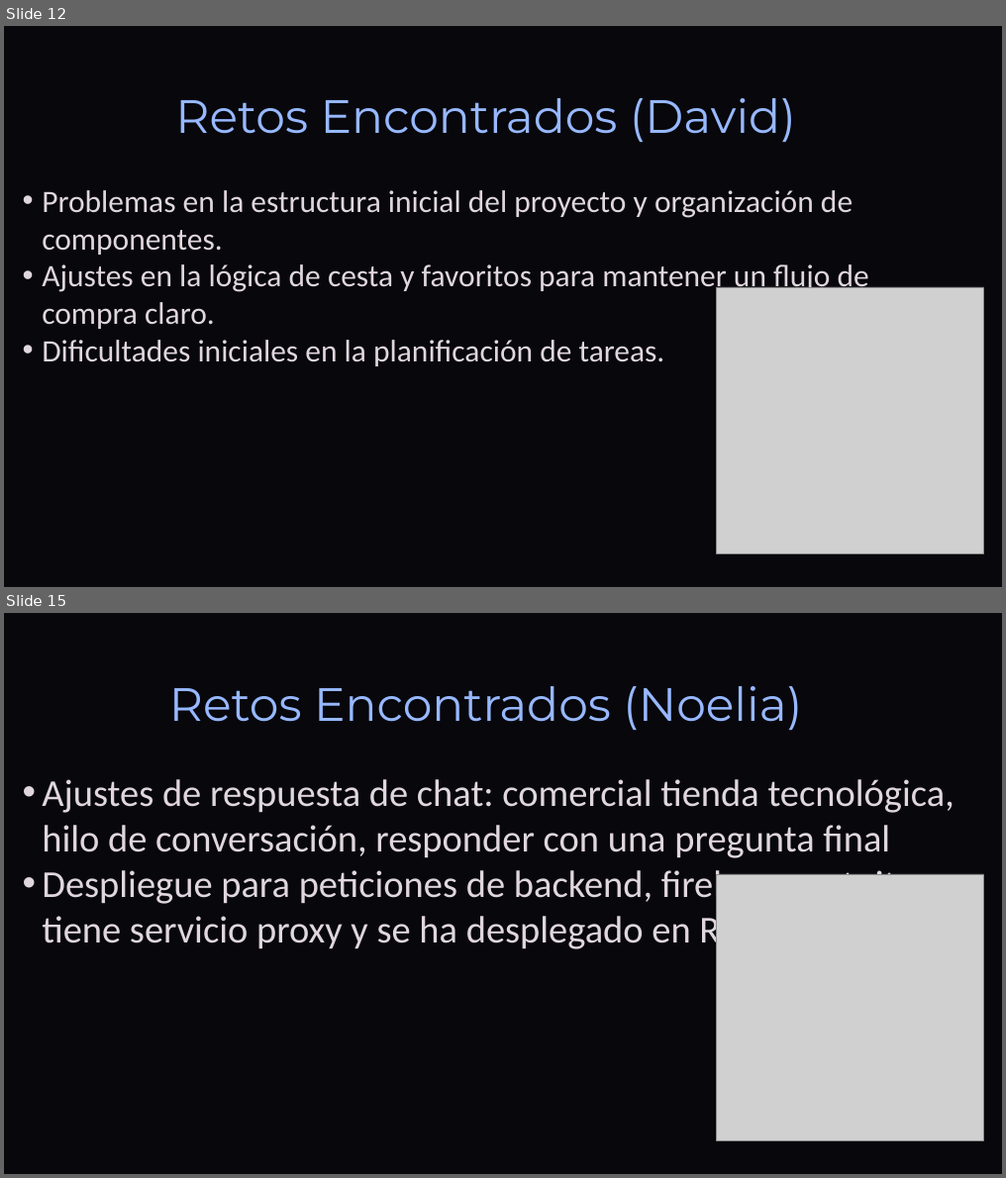
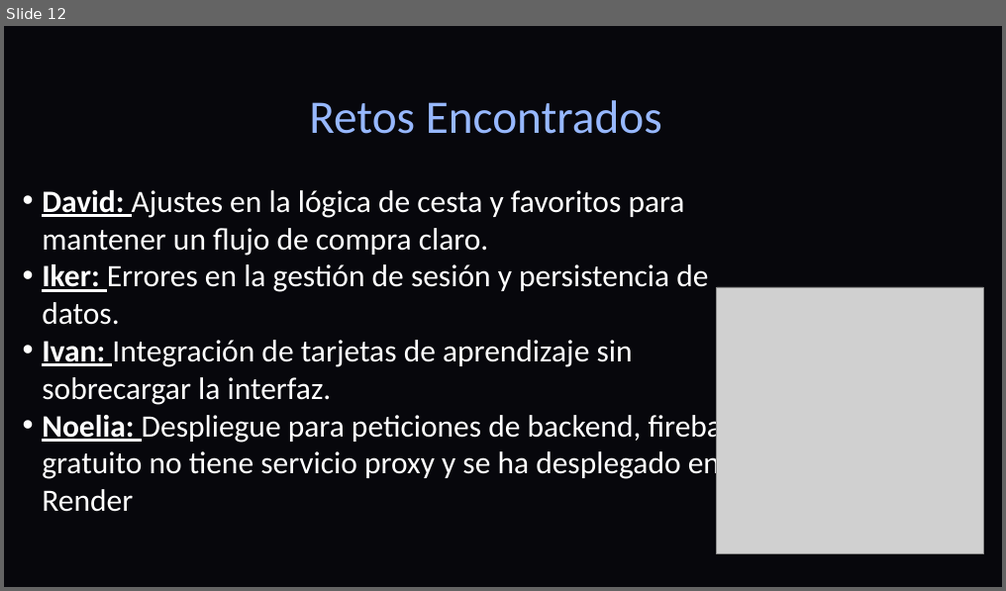
Before and after one commit to DavidCorredorMiguel/proyectogrupo2, a slide deck: Tech-and-Learn-Innovacion-y-Aprendizaje-en-E-commerce (1).pptx. Shown one above the other, each under a label of ours: slides 12 and 15 before the commit, slide 12 after it; the slides between them are not shown. The pictures are 1006x1178 and 1006x591 pixels, drawn with LibreOffice and Linux fonts; fonts in the diff are those of the drawing; grey boxes stand for pictures; background and template pictures are left out. Boxes give left, top, right and bottom in pixels: in the first picture for what was removed or moved away, otherwise in the second. Text is boxed around its words. In the diff, an @@ line names an element or a change of style, - is before the commit and + after.

```diff
--- a/Tech-and-Learn-Innovacion-y-Aprendizaje-en-E-commerce (1).pptx
+++ b/Tech-and-Learn-Innovacion-y-Aprendizaje-en-E-commerce (1).pptx
@@ slide 15 removed at bbox=[4, 613, 1002, 1174], background picture (left out); not listed: 1 template element that a slide beside it also shows @@
@@ text removed at bbox=[169, 686, 802, 731] @@
-Retos Encontrados (Noelia)
@@ text removed at bbox=[42, 779, 964, 953] @@
-• Ajustes de respuesta de chat: comercial tienda tecnológica, hilo de conversación, responder con una pregunta final
-• Despliegue para peticiones de backend, firebase gratuito no tiene servicio proxy y se ha desplegado en Render
@@ picture removed at bbox=[716, 874, 983, 1142] @@
@@ slide 12 changed as well @@
@@ text at bbox=[309, 100, 662, 134]: text changed; font Montserrat to Calibri @@
-Retos Encontrados (David)
+Retos Encontrados
@@ text at bbox=[42, 190, 749, 512]: text changed; text colour #E0D6DE to #FFFFFF @@
-• Problemas en la estructura inicial del proyecto y organización de componentes.
-• Ajustes en la lógica de cesta y favoritos para mantener un flujo de compra claro.
-• Dificultades iniciales en la planificación de tareas.
+• David: Ajustes en la lógica de cesta y favoritos para mantener un flujo de compra claro.
+• Iker: Errores en la gestión de sesión y persistencia de datos.
+• Ivan: Integración de tarjetas de aprendizaje sin sobrecargar la interfaz.
+• Noelia: Despliegue para peticiones de backend, firebase gratuito no tiene servicio proxy y se ha desplegado en Render
```
Also in this commit, not shown: 12 other slides changed, 2 other slides removed, 2 other files.
